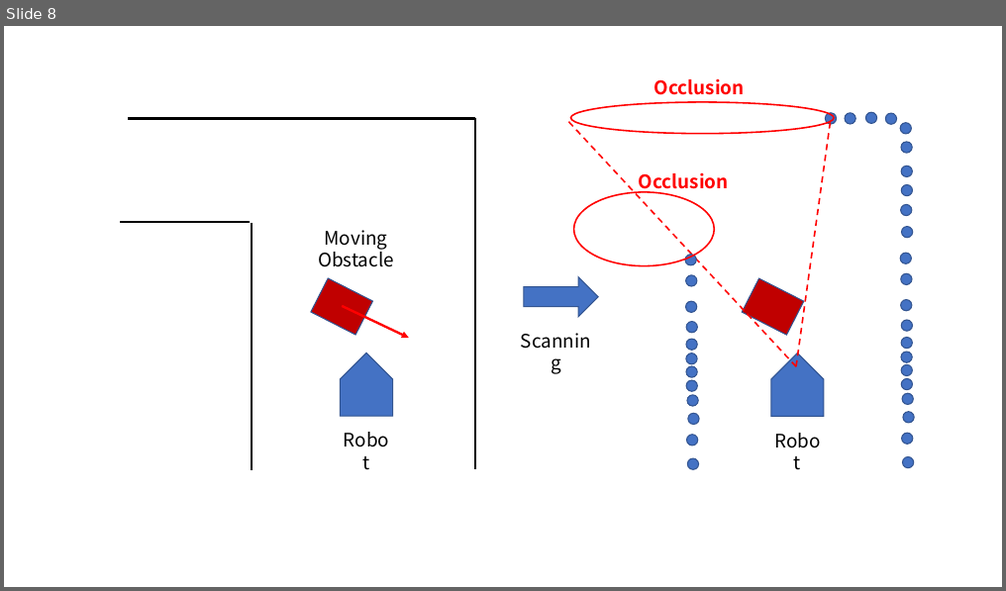
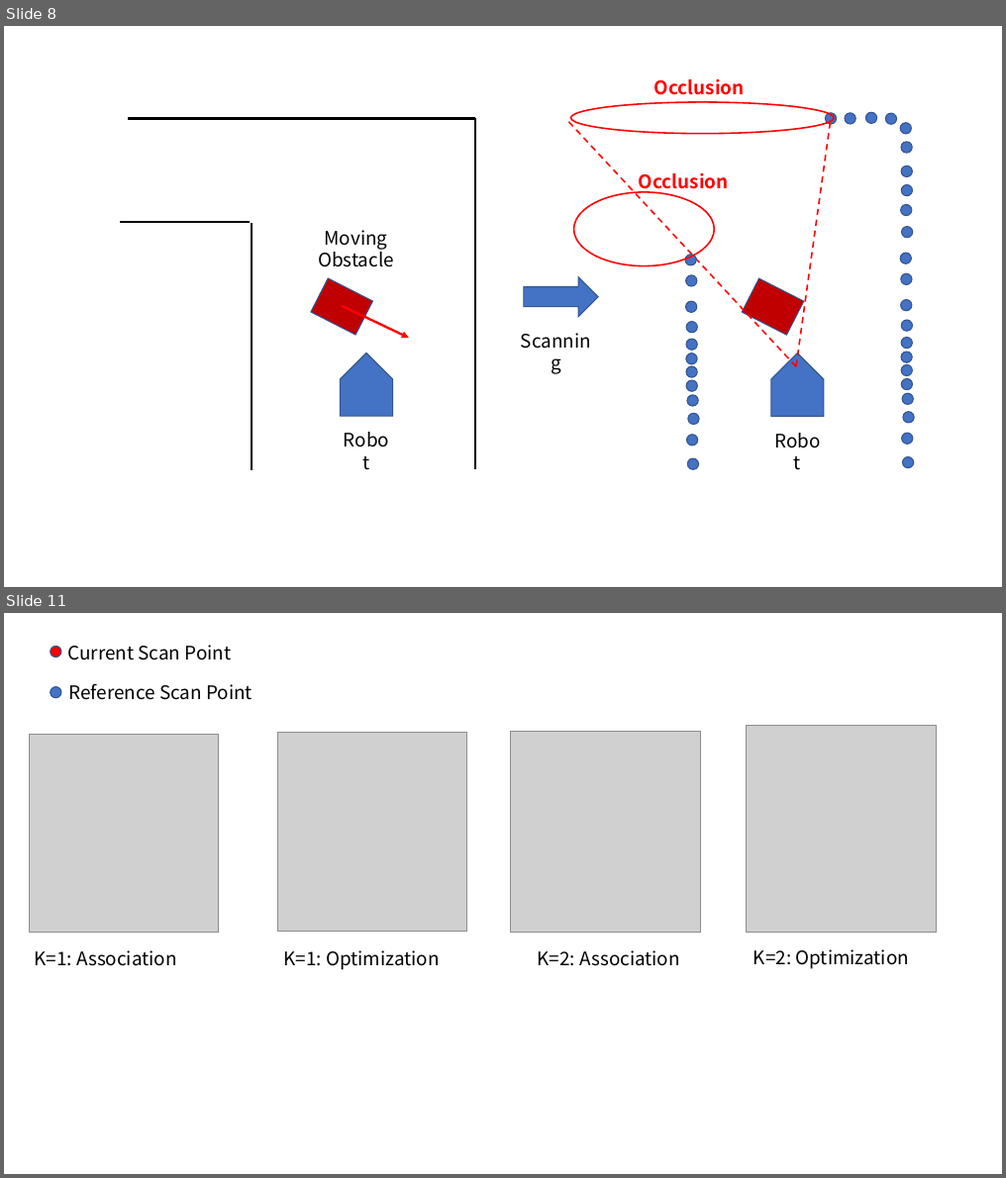
Before and after one commit to ShisatoYano/SLAMDesignUML, a slide deck: SLAM_Theoretical_Formulas.pptx. Shown one above the other, each under a label of ours: slide 8 before the commit, slides 8 and 11 after it; the slides between them are not shown. The pictures are 1006x591 and 1006x1178 pixels, drawn with LibreOffice and Linux fonts; fonts in the diff are those of the drawing; grey boxes stand for pictures. Boxes give left, top, right and bottom in pixels: in the first picture for what was removed or moved away, otherwise in the second. Text is boxed around its words. In the diff, an @@ line names an element or a change of style, - is before the commit and + after.

Commit message:
add scan data association diagrams

```diff
--- a/SLAM_Theoretical_Formulas.pptx
+++ b/SLAM_Theoretical_Formulas.pptx
@@ slide 11 added at bbox=[4, 613, 1002, 1174], background #FFFFFF @@
@@ ellipse added at bbox=[51, 646, 61, 658], fill #FF0000, outline #325491 1 pt @@
@@ text added at bbox=[68, 645, 232, 661], 18 pt, text #000000 @@
+Current Scan Point
@@ ellipse added at bbox=[51, 687, 61, 698], fill #4472C4, outline #325491 1 pt @@
@@ text added at bbox=[68, 683, 252, 700], 18 pt, text #000000 @@
+Reference Scan Point
@@ picture added at bbox=[510, 731, 701, 932] @@
@@ picture added at bbox=[746, 725, 937, 932] @@
@@ picture added at bbox=[30, 735, 219, 932] @@
@@ picture added at bbox=[278, 732, 467, 931] @@
@@ text added at bbox=[35, 951, 177, 966], 18 pt, text #000000 @@
+K=1: Association
@@ text added at bbox=[284, 951, 439, 970], 18 pt, text #000000 @@
+K=1: Optimization
@@ text added at bbox=[538, 951, 680, 966], 18 pt, text #000000 @@
+K=2: Association
@@ text added at bbox=[753, 950, 909, 969], 18 pt, text #000000 @@
+K=2: Optimization
```
Also in this commit, not shown: 3 other slides added.
